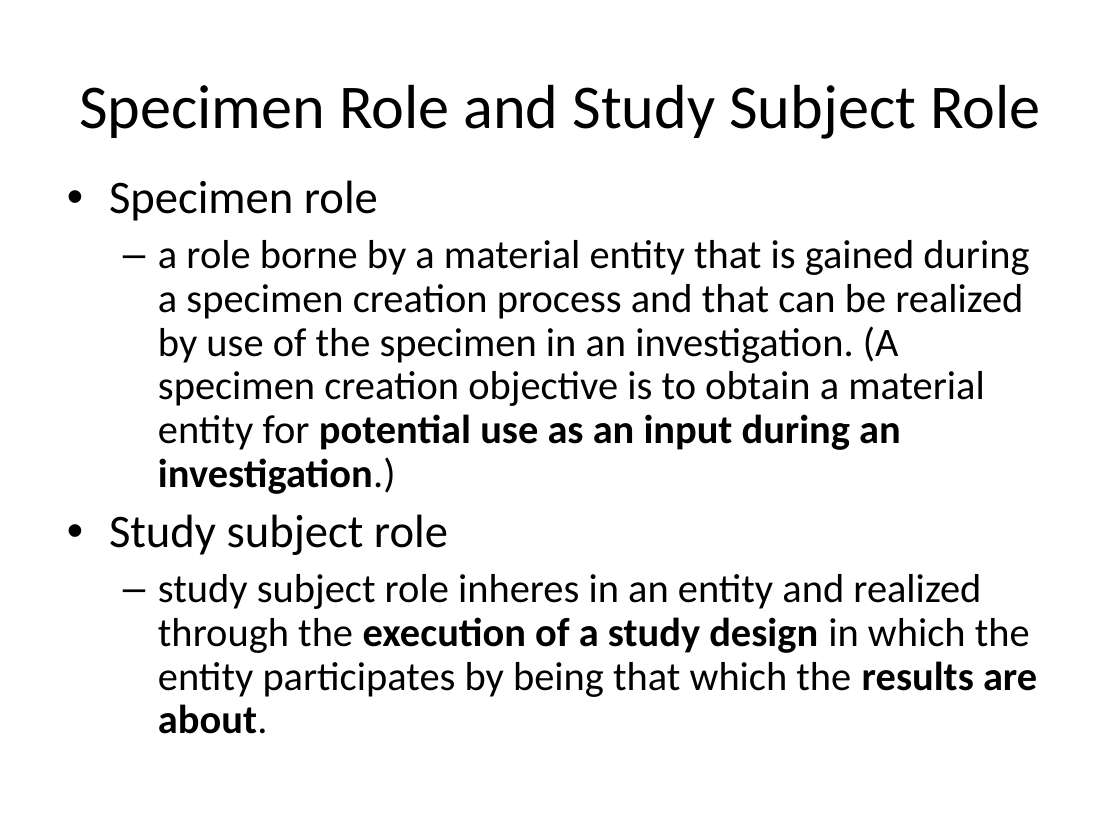
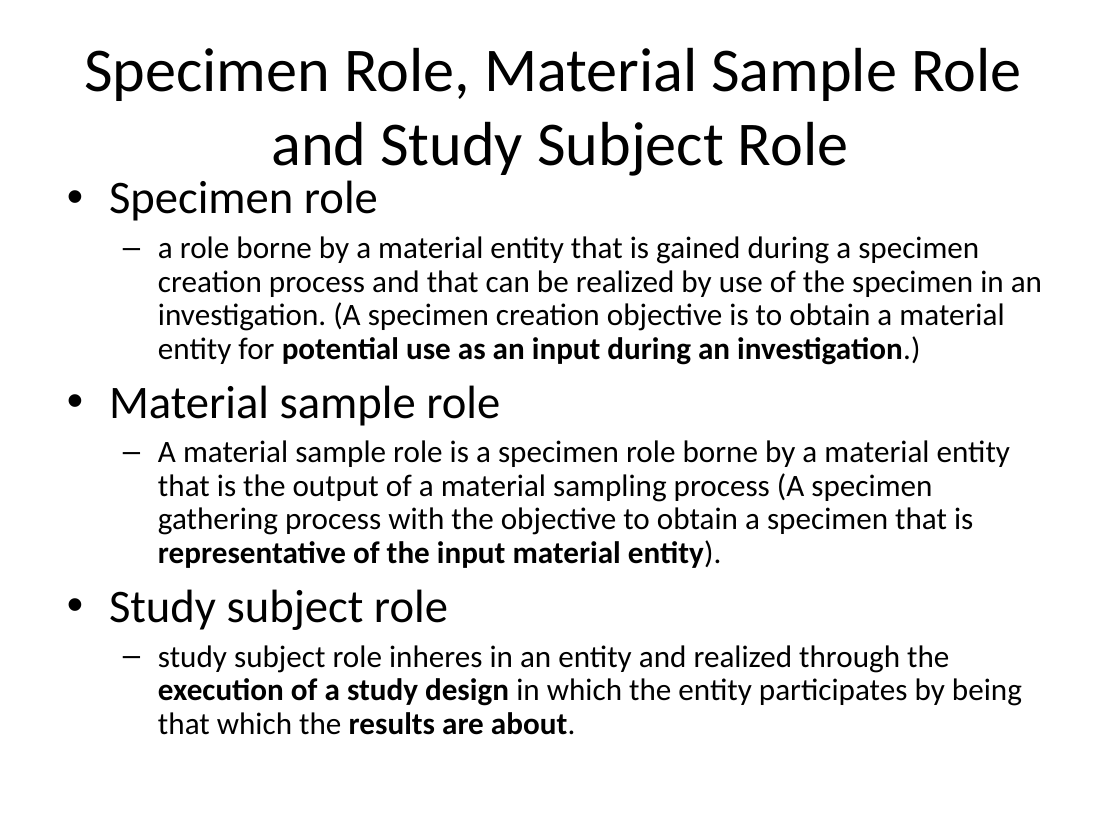
Before and after one commit to obi-ontology/obi-legacy-svn, a slide deck: slide 2 of trunk/docs/presentations/OBI workshop May 2012 Ann Arbor/Specimen/specimen.ppt. Drawn at 1120x840 pixels with LibreOffice and Linux fonts; fonts in the diff are those of the drawing. Boxes give left, top, right and bottom in pixels: in the first picture for what was removed or moved away, otherwise in the second. Text is boxed around its words. In the diff, an @@ line names an element or a change of style, - is before the commit and + after.

```diff
--- a/trunk/docs/presentations/OBI workshop May 2012 Ann Arbor/Specimen/specimen.ppt
+++ b/trunk/docs/presentations/OBI workshop May 2012 Ann Arbor/Specimen/specimen.ppt
@@ title at <box>84,47,1021,181</box>: text changed @@
-Specimen Role and Study Subject Role
+Specimen Role, Material Sample Role and Study Subject Role
@@ text at <box>158,236,1042,735</box>: size 26 to 20 pt in "a role borne by a material entity ...", "study subject role inheres in an entity ..."; less space between paragraphs @@
@@ text at <box>109,385,1010,568</box>: paragraphs added @@
+• Material sample role
+  – A material sample role is a specimen role borne by a material entity that is the output of a material sampling process (A specimen gathering process with the objective to obtain a specimen that is representative of the input material entity).
```
Also in this commit, not shown: 1 other slide changed, 5 slides added, 1 slide removed, 2 other files.
